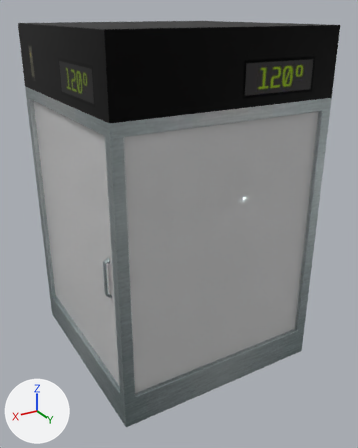
Before and after pictures for a commit that changed the glTF model kitchenModels/Hotholder.gltf.
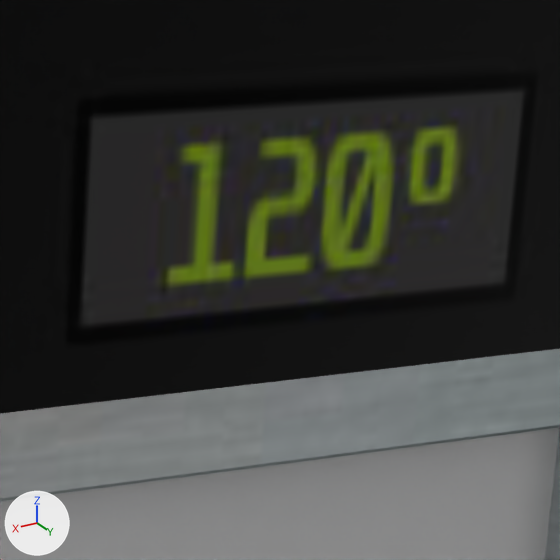
The first picture shows the older version from a camera (50 mm lens) standing at (-1.405, -2.806, 2.524) and looking at (-2.378, -4.427, 1.713). The close-ups show both versions on the part from 65% to 89% of the width and 10% to 29% of the height of that picture; other places that the commit changed are outside them. The axes (+X, +Y, +Z) are drawn at lower left. The lights are the same throughout. Where no turn or scale is listed for an object, it has been applied to the vertices.

The scene before the commit, as lines of its bpy script (objects in view):
```python
me_cube_030 = bpy.data.meshes.new('Cube.030')
me_cube_030.from_pydata(...)  # 24 vertices, 12 faces; spans x -0.41..0.384, y -0.41..0.41, z 0.125..1.053
me_cube_030.materials.append(mat_clear_glass)  # white #e7e7e7
me_cube_032 = bpy.data.meshes.new('Cube.032')
me_cube_032.from_pydata(...)  # 196 vertices, 386 faces; spans x -0.425..0.426, y -0.425..0.426, z 0.002..1.335
me_cube_032.materials.append(mat_hot_hold)  # picture img_hot_hold
ob_hot_hold = bpy.data.objects.new('Hot_hold', me_cube_032)
ob_hot_hold.location = (-2.3639, -4.4878, 1.1459)
ob_hot_hold_glass = bpy.data.objects.new('Hot_hold_glass', me_cube_030)
ob_hot_hold_glass.location = (-2.3639, -4.4878, 1.1459)
```
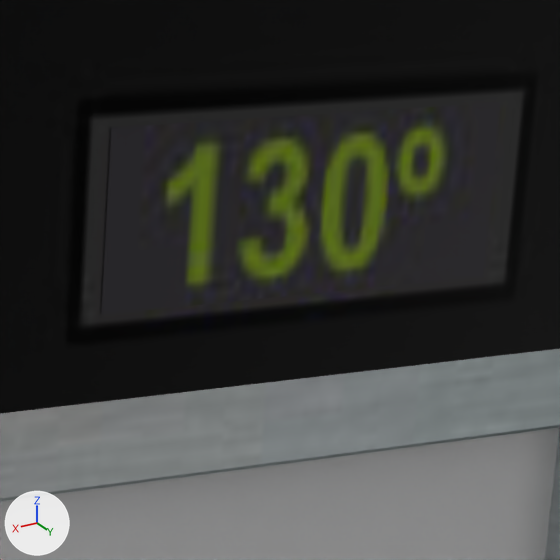
The change in detail:
Picture 'hot-hold-temperatures' (img_hot_hold_temperatures) is new.
Material 'Tempratures' (mat_tempratures) is new.
Its texture is img_hot_hold_temperatures.
Its metallic is 1.0.
Mesh me_plane_011 is new.
It has 8 vertices, 4 faces and spans x -0.299..0.427, y 0.051..0.426, z 1.138..1.225.
It uses material mat_tempratures (picture img_hot_hold_temperatures).
Object 'hothold_display' (ob_hothold_display) is new; it shows me_plane_011.
Its location is (-2.3639, -4.4878, 1.1459).

Boxes (x1, y1, x2, y2) around the edits, measured in the close-ups (560 x 560 px):
'hothold_display', added: after (101, 102, 501, 315)
'Hot_hold_glass', unchanged, covered by the edit: before (0, 428, 559, 560)
